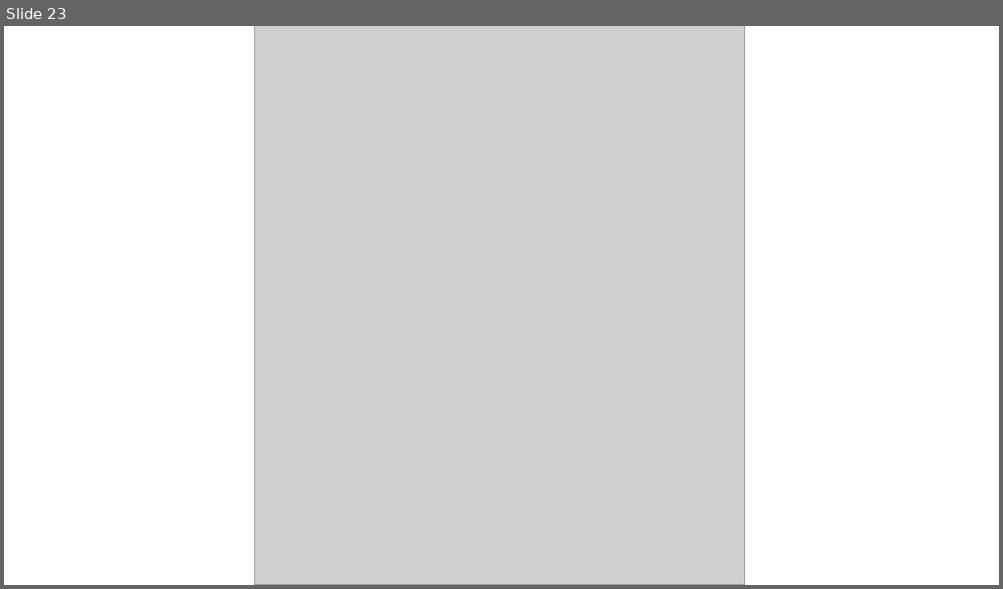
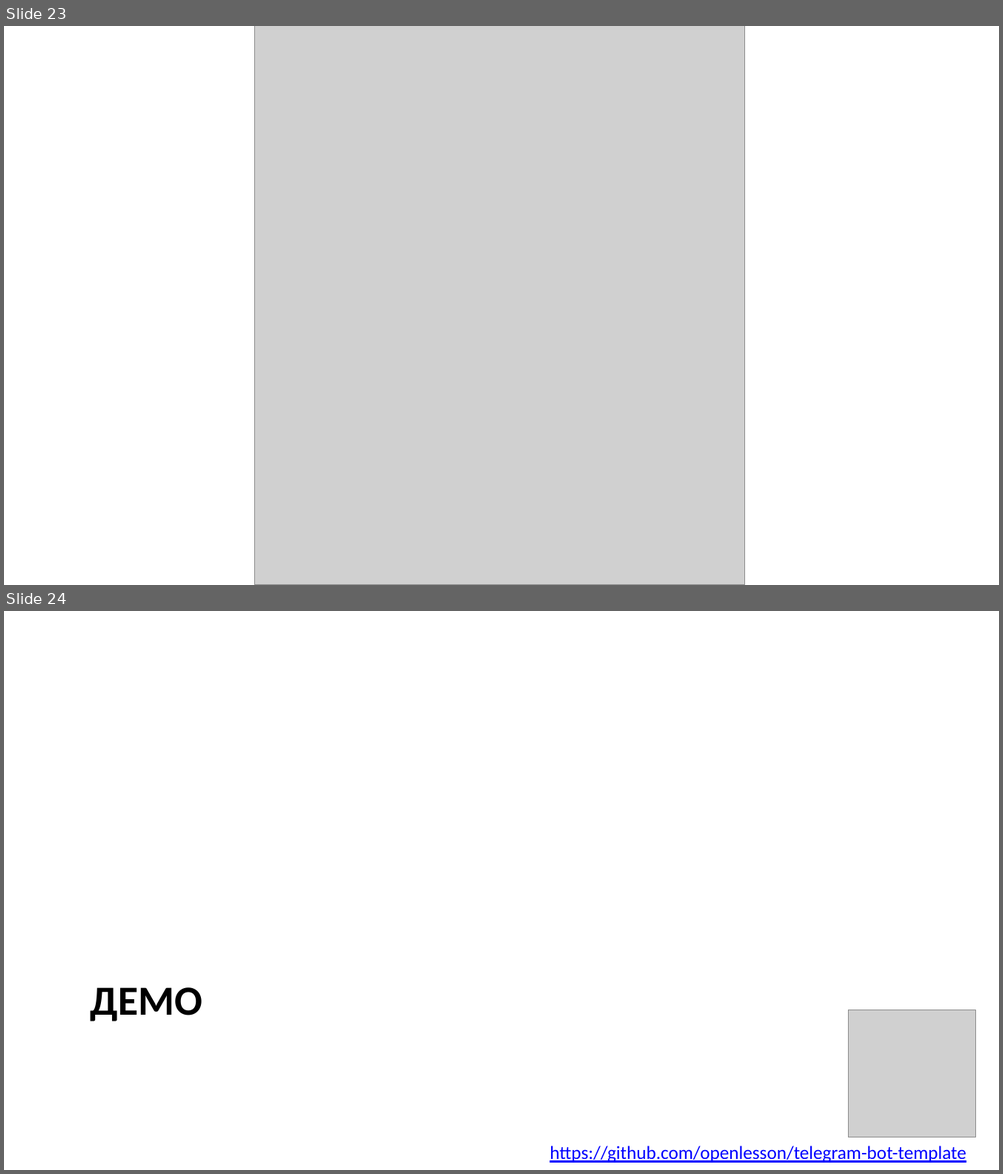
Before and after one commit to openlesson/java-telegram-bot, a slide deck: docs/lesson_telegram_bot.pptx. Shown one above the other, each under a label of ours: slide 23 before the commit, slides 23 and 24 after it. The pictures are 1003x589 and 1003x1174 pixels, drawn with LibreOffice and Linux fonts; fonts in the diff are those of the drawing; grey boxes stand for pictures. Boxes give left, top, right and bottom in pixels: in the first picture for what was removed or moved away, otherwise in the second. Text is boxed around its words. In the diff, an @@ line names an element or a change of style, - is before the commit and + after.

```diff
--- a/docs/lesson_telegram_bot.pptx
+++ b/docs/lesson_telegram_bot.pptx
@@ slide 24 added at bbox=[4, 611, 999, 1170], background #FFFFFF @@
@@ title added at bbox=[90, 988, 202, 1022], 40 pt, text #000000, bold @@
+ДЕМО
@@ picture added at bbox=[848, 1010, 976, 1138] @@
@@ text added at bbox=[549, 1146, 965, 1163], 18 pt, text #0000FF, underline @@
+https://github.com/openlesson/telegram-bot-template
```
Also in this commit, not shown: 3 slides changed, 3 other slides added, 2 slides removed.
